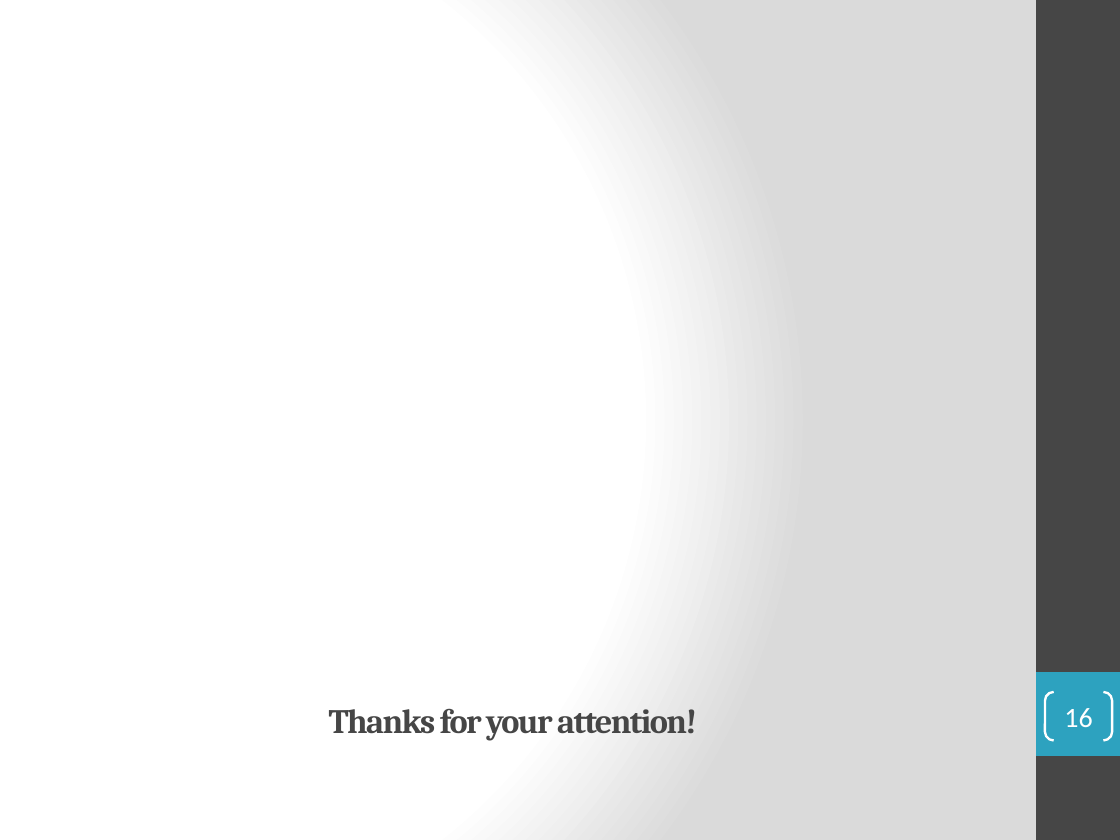
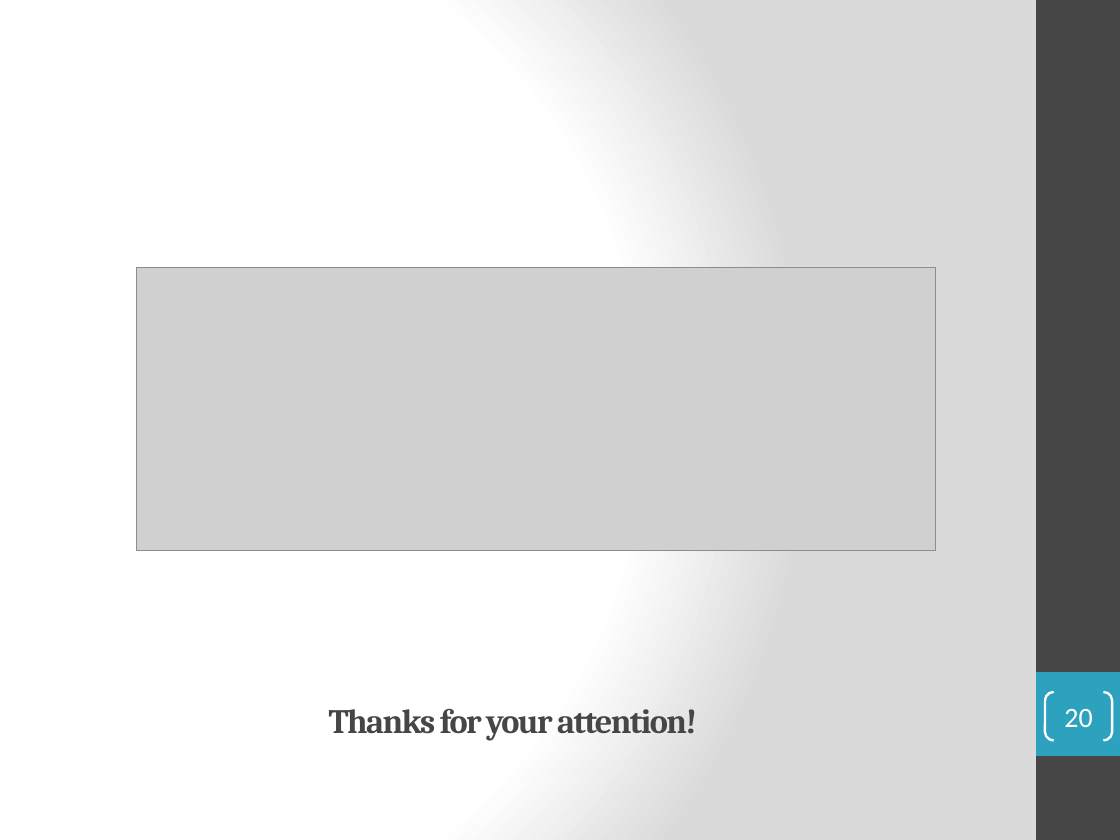
Before and after one commit to Ralleg314/TFG, a slide deck: slide 20 of Presentation.pptx (slide 16 before the commit). Drawn at 1120x840 pixels with LibreOffice and Linux fonts; fonts in the diff are those of the drawing; grey boxes stand for pictures. Boxes give left, top, right and bottom in pixels: in the first picture for what was removed or moved away, otherwise in the second. Text is boxed around its words. In the diff, an @@ line names an element or a change of style, - is before the commit and + after.

```diff
--- a/Presentation.pptx
+++ b/Presentation.pptx
@@ picture added at (137, 268, 935, 550) @@
@@ page number at (1064, 709, 1092, 727): text changed @@
-16
+20
```
Also in this commit, not shown: 8 other slides changed, 6 slides added, 4 slides removed, 1 other file.
